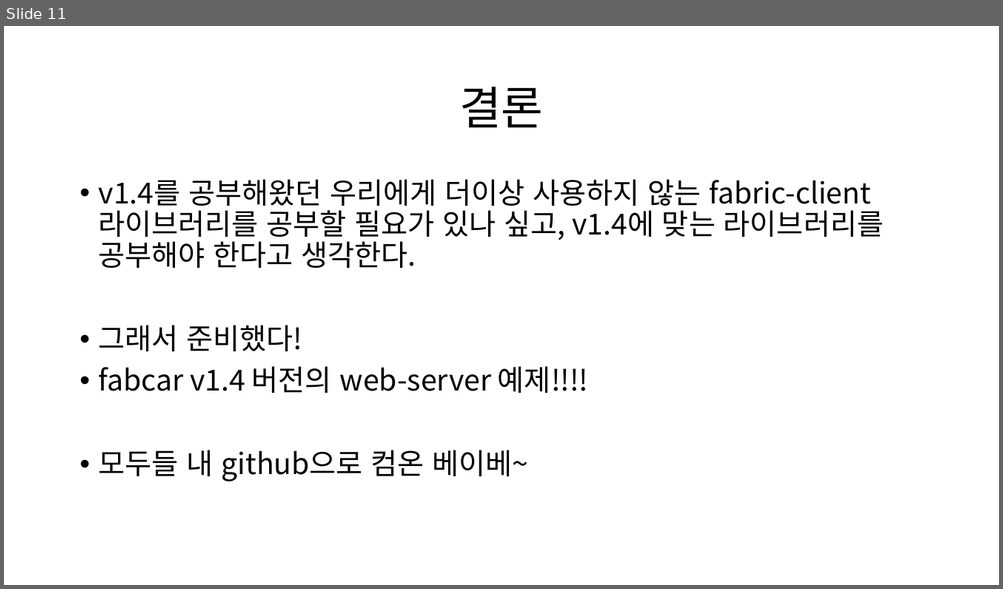
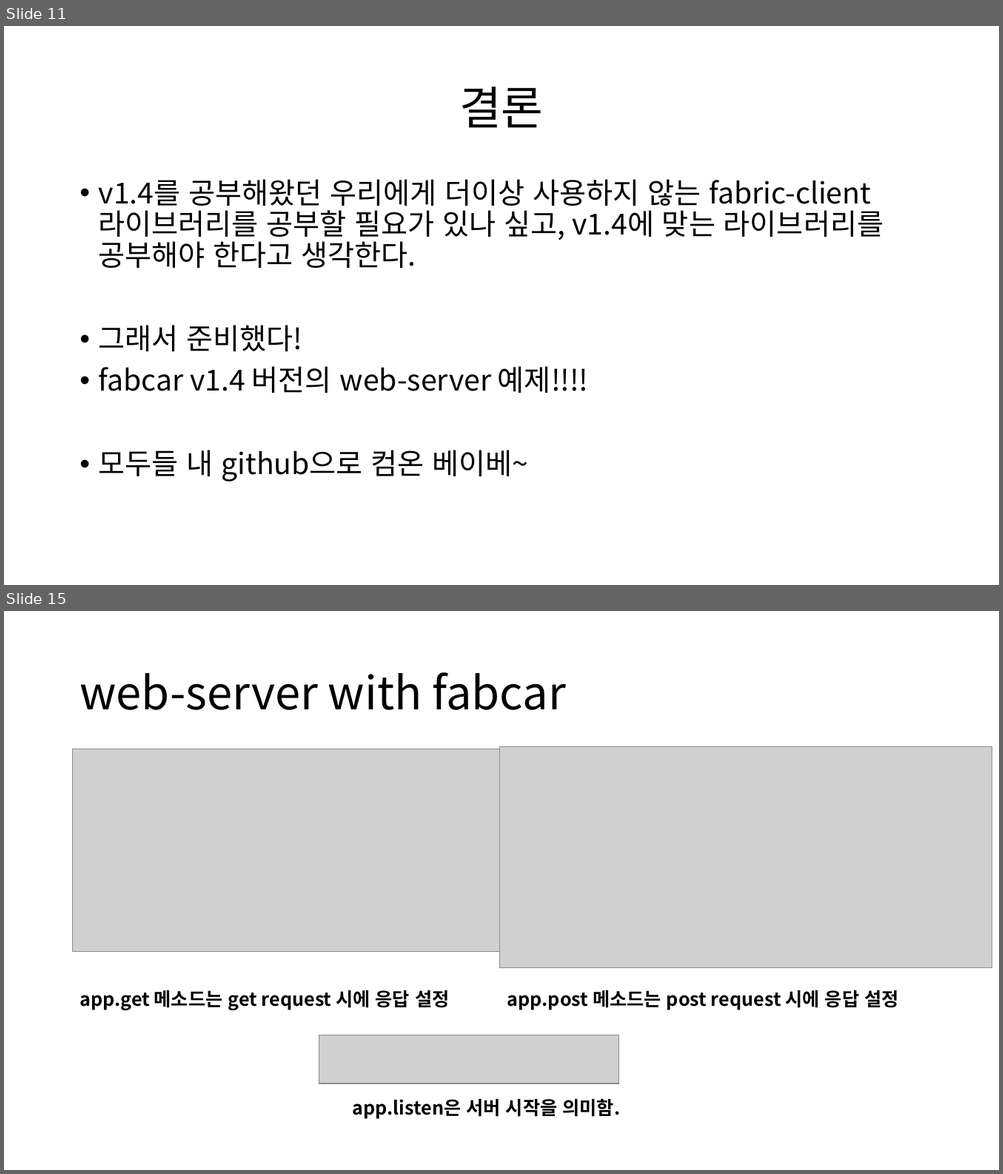
Before and after one commit to johndonggyu/HLF_Study, a slide deck: CodeStudy/fabcar/api-server/api-server 분석.pptx. Shown one above the other, each under a label of ours: slide 11 before the commit, slides 11 and 15 after it; the slides between them are not shown. The pictures are 1003x589 and 1003x1174 pixels, drawn with LibreOffice and Linux fonts; fonts in the diff are those of the drawing; grey boxes stand for pictures. Boxes give left, top, right and bottom in pixels: in the first picture for what was removed or moved away, otherwise in the second. Text is boxed around its words. In the diff, an @@ line names an element or a change of style, - is before the commit and + after.

```diff
--- a/CodeStudy/fabcar/api-server/api-server 분석.pptx
+++ b/CodeStudy/fabcar/api-server/api-server 분석.pptx
@@ slide 15 added at box(4, 611, 999, 1170), background #FFFFFF @@
@@ title added at box(79, 672, 566, 710), 44 pt, text #000000 @@
+web-server with fabcar
@@ picture added at box(73, 749, 500, 952) @@
@@ picture added at box(500, 748, 992, 968) @@
@@ text added at box(79, 991, 449, 1011), 18 pt, text #000000, bold @@
+app.get 메소드는 get request 시에 응답 설정
@@ text added at box(507, 991, 898, 1011), 18 pt, text #000000, bold @@
+app.post 메소드는 post request 시에 응답 설정
@@ picture added at box(318, 1036, 619, 1084) @@
@@ text added at box(353, 1099, 620, 1119), 18 pt, text #000000, bold @@
+app.listen은 서버 시작을 의미함.
```
Also in this commit, not shown: 2 slides changed, 5 other slides added.
